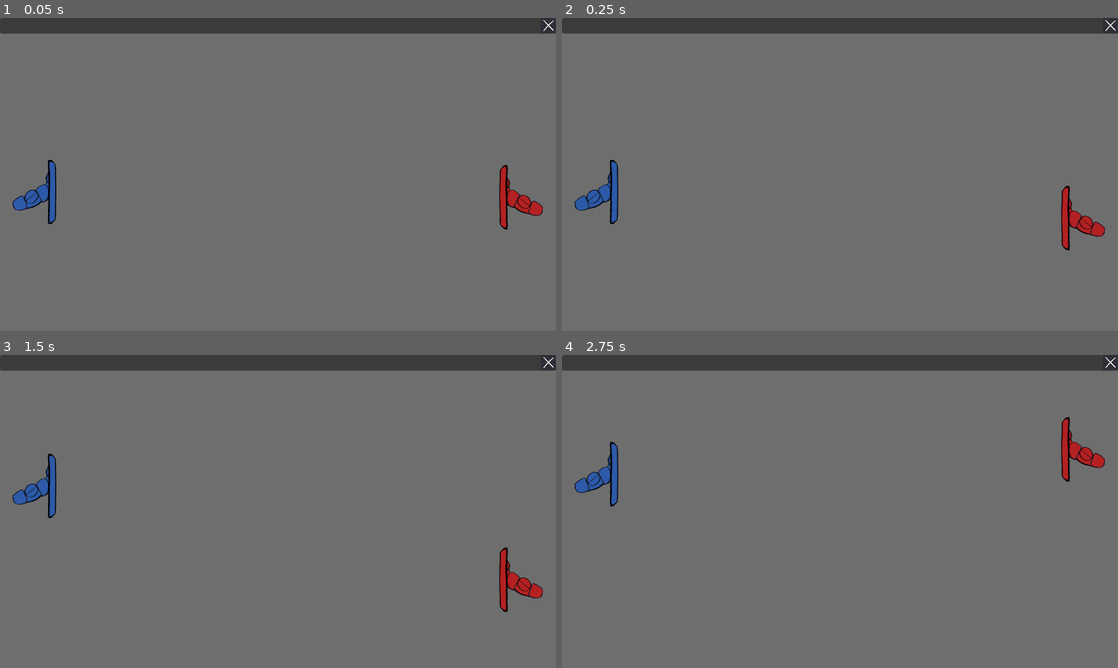
Above: before the commit, frames 1-4 (two rows, left to right).
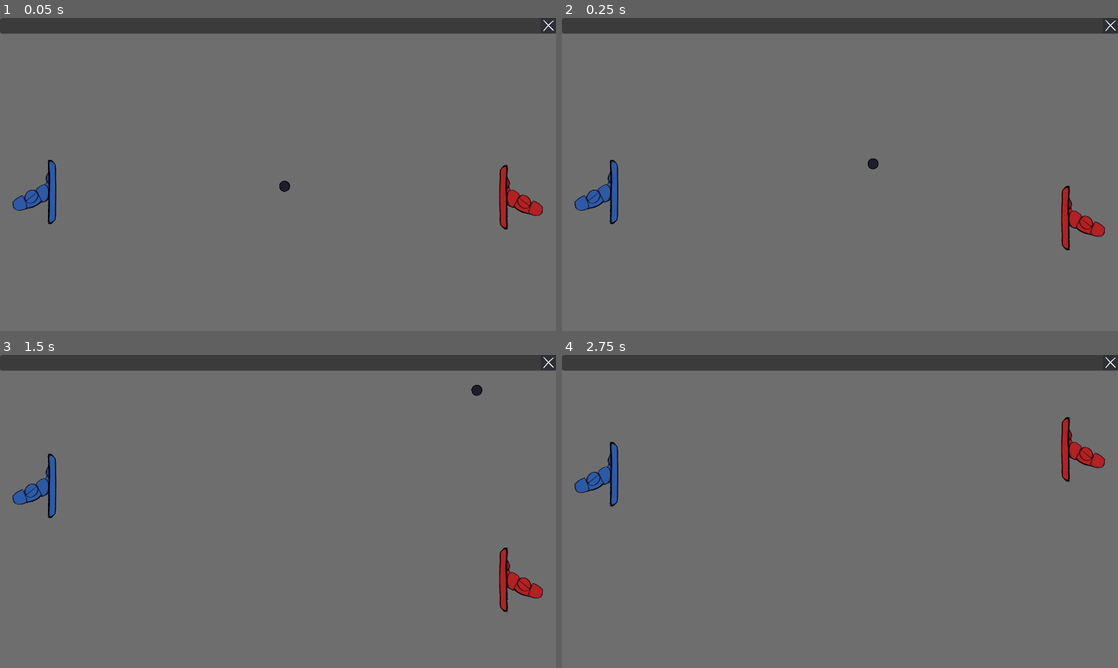
Above: after the commit, the same moments.

Repository: parrotwise/gmtk26-pong
Game: Godot game, scene res://Scenes/game_scene.tscn
Same seed, same stepped clock (60 frames per second), same inputs: the game is played once before the commit and once after it.
Inputs:
- Up to frame 1 (0.05 s): no input
- Up to frame 2 (0.25 s): no input
- Up to frame 3 (1.5 s): hold Up (ui_up) 0.53-1.28 s; hold Down (ui_down) from 1.28 s (still down)
- Up to frame 4 (2.75 s): release Down (ui_down) at 2.03 s; hold Up (ui_up) from 2.03 s (still down)

The runs differ from the first frame. In frame 1, less than 0.1% of the frame differs, in the area x 50-53%, y 52-56%; in frame 2, less than 0.1%; in frame 3, less than 0.1%, in the area x 84-87%, y 9-14%; in frame 4, nothing differs.

Commit message:
Add preliminary ball controller, RNG utility functions, accessor properties for game UI

Diff:
--- a/Scenes/game_scene.tscn
+++ b/Scenes/game_scene.tscn
@@ -6,13 +6,18 @@
 [ext_resource type="Texture2D" uid="uid://c5e82as8sxtj" path="res://Sprites/p1_placeholder.png" id="3_rgj8m"]
 [ext_resource type="Script" uid="uid://dowrysm7015b3" path="res://Scripts/opponent.gd" id="4_1ixah"]
 [ext_resource type="Texture2D" uid="uid://da3ote4yfusag" path="res://Sprites/p2_placeholder.png" id="5_2fmhe"]
+[ext_resource type="Script" uid="uid://ca58xn8hkrbfg" path="res://Scripts/ball.gd" id="6_7iton"]
 [ext_resource type="Texture2D" uid="uid://b7jpgpuws8ief" path="res://Sprites/exit_placeholder.png" id="7_2fmhe"]
+[ext_resource type="Texture2D" uid="uid://p5kbp4wbgfep" path="res://Sprites/ball_placeholder.png" id="7_ikfsv"]
 
 [sub_resource type="StyleBoxFlat" id="StyleBoxFlat_b6fju"]
 bg_color = Color(0.43, 0.43, 0.43, 1)
 
 [sub_resource type="CapsuleShape2D" id="CapsuleShape2D_662lt"]
 height = 104.0
+
+[sub_resource type="CircleShape2D" id="CircleShape2D_ikfsv"]
+radius = 9.0
 
 [sub_resource type="StyleBoxFlat" id="StyleBoxFlat_6h5vk"]
 bg_color = Color(0, 0, 0, 0)
@@ -82,6 +87,19 @@
 position = Vector2(-24, -1)
 shape = SubResource("CapsuleShape2D_662lt")
 
+[node name="Ball" type="Area2D" parent="Battlefield/Objects" unique_id=1288001104]
+position = Vector2(400, 250)
+script = ExtResource("6_7iton")
+
+[node name="Canvas" type="CanvasGroup" parent="Battlefield/Objects/Ball" unique_id=345216627]
+
+[node name="Sprite" type="Sprite2D" parent="Battlefield/Objects/Ball/Canvas" unique_id=1134265764]
+scale = Vector2(0.25, 0.25)
+texture = ExtResource("7_ikfsv")
+
+[node name="Collider" type="CollisionShape2D" parent="Battlefield/Objects/Ball" unique_id=928447187]
+shape = SubResource("CircleShape2D_ikfsv")
+
 [node name="UI" type="Control" parent="." unique_id=514686420]
 layout_mode = 1
 anchors_preset = 15
--- /dev/null
+++ b/Scripts/ball.gd
@@ -0,0 +1,46 @@
+class_name Ball
+extends Area2D
+
+
+@export var speed: float = 250
+@export var pct_speedup_per_bump: int = 2
+
+var position_y_min: float:
+	get: return GameManager.ui.top_bar.size.y
+var position_y_max: float:
+	get: return DisplayServer.window_get_size().y
+var collider_radius: float:
+	get: return $Collider.shape.radius
+
+var direction: float # in radians
+var grace_period: int # in physics frames, where paddle collisions are ignored to prevent jitter
+
+
+func _ready() -> void:
+	direction = RandUtil.randfloat(0, 2*PI)
+	grace_period = 0
+
+	body_entered.connect(_on_body_entered)
+
+
+func _physics_process(delta: float) -> void:
+	position += Vector2(cos(direction), sin(direction)) * speed * delta
+
+	var collision_top: bool = (position.y - collider_radius) <= position_y_min
+	var collision_bottom: bool = (position.y + collider_radius) >= position_y_max
+
+	if collision_top or collision_bottom:
+		position = Vector2(position.x, clampf(position.y, position_y_min, position_y_max))
+		direction = 2*PI - direction
+
+	if grace_period:
+		grace_period -= 1
+
+
+func _on_body_entered(_body: Node2D):
+	if grace_period:
+		return
+
+	direction = PI - direction
+	speed *= 1 + pct_speedup_per_bump / 100.0
+	grace_period += 2
--- a/Scripts/game_manager.gd
+++ b/Scripts/game_manager.gd
@@ -1,5 +1,8 @@
 extends Node
 
+
+var ui: GameUI:
+	get: return $/root/GameScene/UI
 
 const INITIAL_BALL_SPEED: float = 240.0
 
--- a/Scripts/game_ui.gd
+++ b/Scripts/game_ui.gd
@@ -1,5 +1,9 @@
 class_name GameUI
 extends Control
+
+
+var top_bar: Panel:
+	get: return $TopBar
 
 
 func _ready() -> void:
--- /dev/null
+++ b/Scripts/randutil.gd
@@ -0,0 +1,28 @@
+extends Node
+
+
+var rng: RandomNumberGenerator = RandomNumberGenerator.new()
+
+
+func randfloat(range_min: float = 0.0, range_max: float = 1.0) -> float:
+	return rng.randf_range(min(range_min, range_max), max(range_min, range_max))
+
+
+func randint(range_min: int = 0, range_max: int = 4294967295) -> int:
+	return rng.randi_range(min(range_min, range_max), max(range_min, range_max))
+
+
+func randindex(array: Array) -> int:
+	return randint(0, array.size() - 1)
+
+
+func randsample(array: Array) -> Variant:
+	return array[randindex(array)] if array else null
+
+
+func shuffle(array: Array) -> Array:
+	var elements: Array = array.duplicate()
+	var shuffled: Array = []
+	while elements:
+		shuffled.append(elements.pop_at(randindex(elements)))
+	return shuffled
--- a/project.godot
+++ b/project.godot
@@ -18,6 +18,7 @@
 [autoload]
 
 Debug="*uid://dtu6x4vbmnofy"
+RandUtil="*uid://cg4b22r31tmss"
 GameManager="*uid://jxfpimqr4msc"
 
 [display]
Not shown, added: Scripts/ball.gd.uid
Not shown, added: Scripts/randutil.gd.uid
